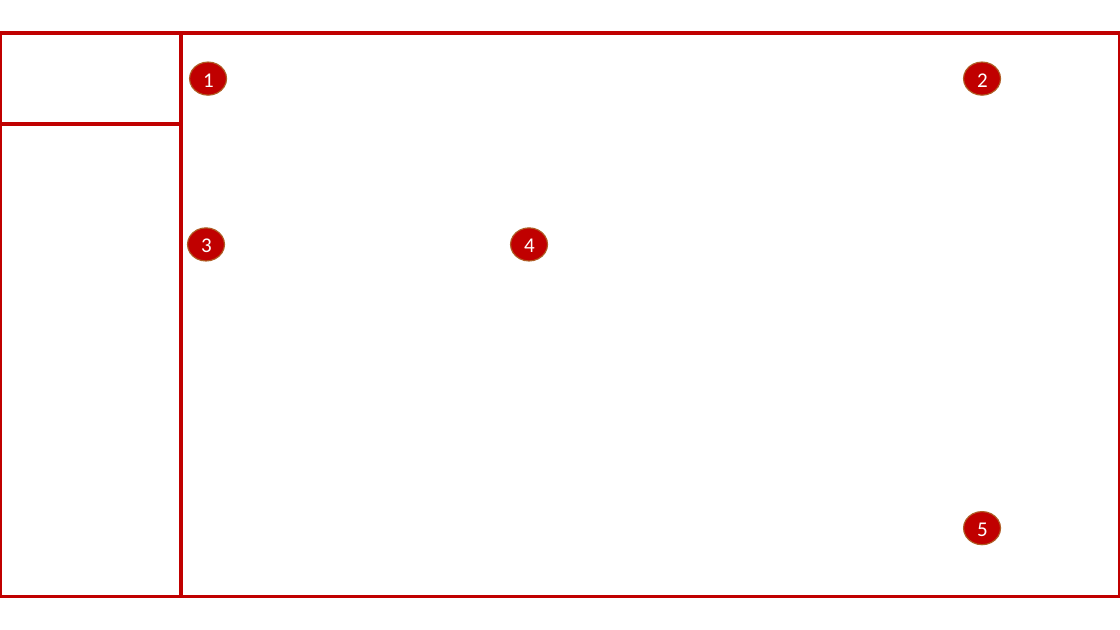
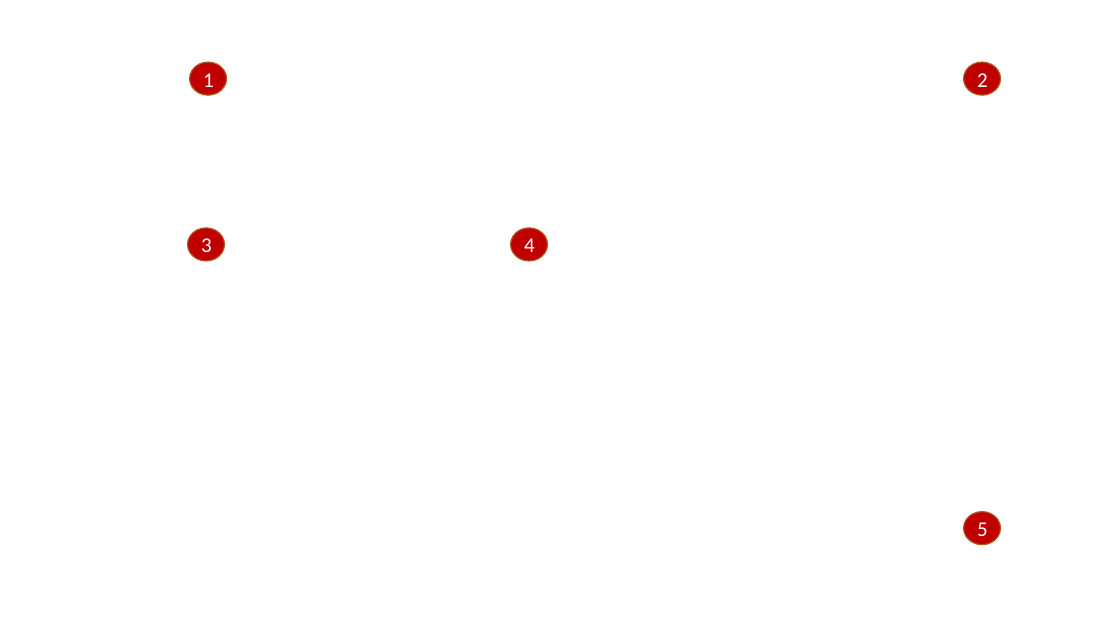
Before and after one commit to LozynskiW/VideoDocumentationProject, a slide deck: slide 14 of docs/instrukcja.pptx (slide 13 before the commit). Drawn at 1120x630 pixels with LibreOffice and Linux fonts; fonts in the diff are those of the drawing; background and template pictures are left out. Boxes give left, top, right and bottom in pixels: in the first picture for what was removed or moved away, otherwise in the second. Text is boxed around its words. In the diff, an @@ line names an element or a change of style, - is before the commit and + after.

```diff
--- a/docs/instrukcja.pptx
+++ b/docs/instrukcja.pptx
@@ rectangle removed at (0, 34, 181, 124) @@
@@ rectangle removed at (0, 34, 1120, 597) @@
@@ rectangle removed at (0, 34, 181, 597) @@
```
Also in this commit, not shown: 7 other slides changed, 1 slide added, 1 other file.
